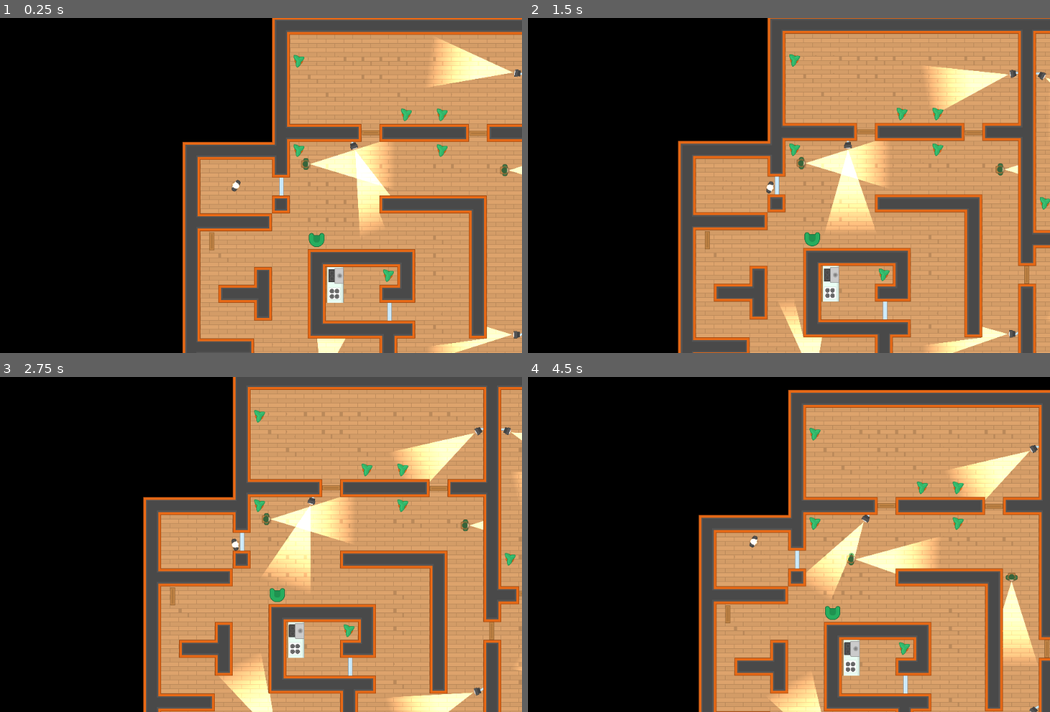
Above: before the commit, frames 1-4 (two rows, left to right).
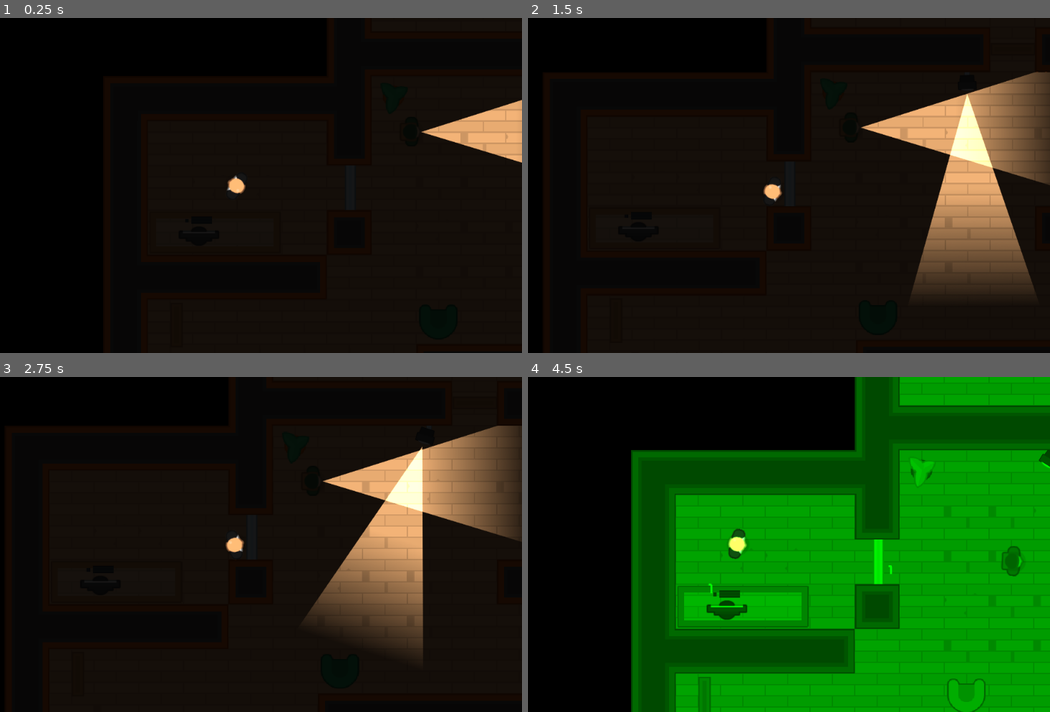
Above: after the commit, the same moments.

Repository: oboshape-godot/4-Heist-Meisters-3.2
Game: Godot game, scene res://Scenes/Levels/Level1.tscn
Two runs of this game, one before a commit and one after it. Both use one fixed random seed, a clock stepped at 60 frames per second and the inputs below. Sound files missing from this copy of the repository are replaced by a short silence.
Inputs (mouse positions are in pixels of both pictures, inside the frame that each line leads up to):
- Up to frame 1 (0.25 s): no input
- Up to frame 2 (1.5 s): move the mouse to (742, 242) at 0.52 s; hold D (move_right) 0.53-1.28 s; tap Space (toggle_vision_mode) at 0.6, 1.35 s; click (742, 242) at 0.67 s; move the mouse to (1039, 275) at 1.27 s; hold S (move_down) from 1.28 s (still down); click (1039, 275) at 1.42 s
- Up to frame 3 (2.75 s): move the mouse to (438, 487) at 2.02 s; release S (move_down) at 2.03 s; hold D (move_right) from 2.03 s (still down); tap Space (toggle_vision_mode) at 2.1 s; click (438, 487) at 2.17 s
- Up to frame 4 (4.5 s): move the mouse to (856, 487) at 2.77 s; release D (move_right) at 2.78 s; hold W (move_up) 2.78-3.53 s; tap Space (toggle_vision_mode) at 2.85, 3.6, 4.35 s; click (856, 487) at 2.92 s; move the mouse to (877, 671) at 3.52 s; hold A (move_left) from 3.53 s (still down); click (877, 671) at 3.67 s; move the mouse to (783, 554) at 4.27 s; click (783, 554) at 4.42 s

The runs differ from the first frame. In frame 1, 58% of the frame differs, in the area x 34-100%, y 0-100%; in frame 2, 63%; in frame 3, 65%; in frame 4, 73%, in the area x 19-100%, y 0-100%.

Commit message:
after combinations and locked doors

Diff:
--- /dev/null
+++ b/Computer/Computer.gd
@@ -0,0 +1,40 @@
+extends Node2D
+
+var can_click = false
+
+var combination = []
+export var combination_length = 4
+export var lock_group = "unset"
+
+signal combination
+
+
+func _ready() -> void:
+	generateCombination()
+	emit_signal("combination", combination, lock_group)
+	$Label.rect_rotation = -global_rotation_degrees
+	$Label.text = lock_group
+
+
+func generateCombination():
+	combination = CombinationGenerator.generate_combination(combination_length)
+	set_popup_text()
+
+func set_popup_text():
+	$CanvasLayer/ComputerPopup.set_text(combination)
+
+
+func _on_Area2D_body_entered(_body: Node) -> void:
+	can_click = true
+
+
+func _on_Area2D_body_exited(_body: Node) -> void:
+	can_click = false
+	$CanvasLayer/ComputerPopup.hide()
+	$Light2D.enabled = false
+
+
+func _on_ClickableArea_input_event(_viewport: Node, _event: InputEvent, _shape_idx: int) -> void:
+	if Input.is_mouse_button_pressed(BUTTON_LEFT) and can_click:
+		$CanvasLayer/ComputerPopup.popup_centered()
+		$Light2D.enabled = true
--- /dev/null
+++ b/Computer/Computer.tscn
@@ -0,0 +1,76 @@
+[gd_scene load_steps=9 format=2]
+
+[ext_resource path="res://Imported Assets/GFX/PNG/Tiles/tile_537.png" type="Texture" id=1]
+[ext_resource path="res://Computer/Computer.gd" type="Script" id=2]
+[ext_resource path="res://Computer/ComputerPopup.tscn" type="PackedScene" id=3]
+[ext_resource path="res://Imported Assets/GFX/PNG/Tiles/tile_463.png" type="Texture" id=4]
+[ext_resource path="res://Imported Assets/GFX/PNG/Tiles/tile_519.png" type="Texture" id=5]
+[ext_resource path="res://Interface/White_Label_text_style.tres" type="Theme" id=6]
+
+[sub_resource type="RectangleShape2D" id=1]
+extents = Vector2( 26.6114, 32 )
+
+[sub_resource type="RectangleShape2D" id=2]
+extents = Vector2( 18.5164, 31.7348 )
+
+[node name="Computer" type="Node2D"]
+script = ExtResource( 2 )
+
+[node name="keyboard" type="Sprite" parent="."]
+modulate = Color( 0.309804, 0.309804, 0.309804, 1 )
+position = Vector2( 16.7789, 4.47164 )
+rotation = 1.5708
+scale = Vector2( 0.459, 0.65 )
+texture = ExtResource( 4 )
+
+[node name="mouse" type="Sprite" parent="."]
+modulate = Color( 0.309804, 0.309804, 0.309804, 1 )
+position = Vector2( 16.1153, -16.8972 )
+scale = Vector2( 0.0800003, 0.32 )
+texture = ExtResource( 4 )
+
+[node name="Sprite" type="Sprite" parent="."]
+position = Vector2( -6.14713, 0.323532 )
+rotation = 1.5708
+texture = ExtResource( 1 )
+
+[node name="Area2D" type="Area2D" parent="."]
+collision_layer = 16
+
+[node name="CollisionShape2D" type="CollisionShape2D" parent="Area2D"]
+position = Vector2( 47.3913, 0 )
+shape = SubResource( 1 )
+
+[node name="ClickableArea" type="Area2D" parent="."]
+collision_layer = 16
+
+[node name="CollisionShape2D" type="CollisionShape2D" parent="ClickableArea"]
+shape = SubResource( 2 )
+
+[node name="CanvasLayer" type="CanvasLayer" parent="."]
+
+[node name="ComputerPopup" parent="CanvasLayer" instance=ExtResource( 3 )]
+
+[node name="Light2D" type="Light2D" parent="."]
+position = Vector2( 33.4995, 0.250343 )
+rotation = 1.5708
+scale = Vector2( 0.979574, 1 )
+enabled = false
+texture = ExtResource( 5 )
+
+[node name="Label" type="Label" parent="." groups=[
+"labels",
+]]
+visible = false
+margin_left = 36.5486
+margin_top = -26.0932
+margin_right = 104.549
+margin_bottom = -3.09325
+theme = ExtResource( 6 )
+text = "TEST"
+__meta__ = {
+"_edit_use_anchors_": false
+}
+[connection signal="body_entered" from="Area2D" to="." method="_on_Area2D_body_entered"]
+[connection signal="body_exited" from="Area2D" to="." method="_on_Area2D_body_exited"]
+[connection signal="input_event" from="ClickableArea" to="." method="_on_ClickableArea_input_event"]
--- /dev/null
+++ b/Computer/ComputerPopup.gd
@@ -0,0 +1,7 @@
+extends Popup
+
+func set_text(_combination):
+	$NinePatchRect/CenterContainer/NinePatchRect/Label.text = (
+		"Will you stop forgetting your access code!!\n\n" +
+		"I've set it to " + PoolStringArray(_combination).join("") +
+		"\n\n But this is the very last time..")
--- /dev/null
+++ b/Computer/ComputerPopup.tscn
@@ -0,0 +1,76 @@
+[gd_scene load_steps=6 format=2]
+
+[ext_resource path="res://Imported Assets/GFX/Interface/PNG/glassPanel.png" type="Texture" id=1]
+[ext_resource path="res://Interface/NumPadThemeMain.tres" type="Theme" id=2]
+[ext_resource path="res://Imported Assets/GFX/Interface/PNG/metalPanel_plate.png" type="Texture" id=3]
+[ext_resource path="res://Imported Assets/GFX/Interface/PNG/dotGreen.png" type="Texture" id=4]
+[ext_resource path="res://Computer/ComputerPopup.gd" type="Script" id=5]
+
+[node name="ComputerPopup" type="Popup"]
+margin_right = 40.0
+margin_bottom = 40.0
+rect_min_size = Vector2( 640, 480 )
+script = ExtResource( 5 )
+__meta__ = {
+"_edit_use_anchors_": false
+}
+
+[node name="NinePatchRect" type="NinePatchRect" parent="."]
+anchor_right = 1.0
+anchor_bottom = 1.0
+rect_min_size = Vector2( 640, 480 )
+texture = ExtResource( 3 )
+patch_margin_left = 10
+patch_margin_top = 10
+patch_margin_right = 10
+patch_margin_bottom = 10
+__meta__ = {
+"_edit_use_anchors_": false
+}
+
+[node name="CenterContainer" type="CenterContainer" parent="NinePatchRect"]
+anchor_right = 1.0
+anchor_bottom = 1.0
+__meta__ = {
+"_edit_use_anchors_": false
+}
+
+[node name="NinePatchRect" type="NinePatchRect" parent="NinePatchRect/CenterContainer"]
+margin_left = 40.0
+margin_top = 20.0
+margin_right = 600.0
+margin_bottom = 460.0
+rect_min_size = Vector2( 560, 440 )
+theme = ExtResource( 2 )
+texture = ExtResource( 1 )
+patch_margin_left = 3
+patch_margin_top = 3
+patch_margin_right = 3
+patch_margin_bottom = 3
+
+[node name="Label" type="Label" parent="NinePatchRect/CenterContainer/NinePatchRect"]
+anchor_right = 1.0
+anchor_bottom = 1.0
+margin_left = 20.0
+margin_top = 20.0
+margin_right = -20.0
+margin_bottom = -20.0
+text = "test
+"
+autowrap = true
+__meta__ = {
+"_edit_use_anchors_": false
+}
+
+[node name="TextureRect" type="TextureRect" parent="."]
+anchor_right = 1.0
+anchor_bottom = 1.0
+margin_left = 587.003
+margin_top = 463.415
+margin_right = -42.9973
+margin_bottom = -6.58508
+texture = ExtResource( 4 )
+expand = true
+__meta__ = {
+"_edit_use_anchors_": false
+}
--- a/Interface/NumPadThemeMain.tres
+++ b/Interface/NumPadThemeMain.tres
@@ -27,3 +27,12 @@
 Button/styles/hover = ExtResource( 3 )
 Button/styles/normal = ExtResource( 1 )
 Button/styles/pressed = ExtResource( 2 )
+Label/colors/font_color = Color( 0, 0, 0, 1 )
+Label/colors/font_color_shadow = Color( 0, 0, 0, 0 )
+Label/colors/font_outline_modulate = Color( 1, 1, 1, 1 )
+Label/constants/line_spacing = 3
+Label/constants/shadow_as_outline = 0
+Label/constants/shadow_offset_x = 1
+Label/constants/shadow_offset_y = 1
+Label/fonts/font = null
+Label/styles/normal = null
--- a/Interface/VisionMode.gd
+++ b/Interface/VisionMode.gd
@@ -4,14 +4,14 @@
 const DARK = Color("191818")
 const NIGHTVISION = Color.green
 
-onready var audioNV_OFF = load ("res://Imported Assets/SFX/nightvision_off.wav")
-onready var varaudioNV_ON = load ("res://Imported Assets/SFX/nightvision.wav")
+onready var audio_NV_OFF = load ("res://Imported Assets/SFX/nightvision_off.wav")
+onready var audio_NV_ON = load ("res://Imported Assets/SFX/nightvision.wav")
 
 
 func _ready():
 	pass
-	#visible = true
-	#color = DARK
+	visible = true
+	color = DARK
 
 
 func cycle_vision_mode():
@@ -24,15 +24,19 @@
 
 func DARK_Mode():
 	color = DARK
-	$AudioStreamPlayer.stream = audioNV_OFF
+	$AudioStreamPlayer.stream = audio_NV_OFF
 	$AudioStreamPlayer.play()
 	$CooldownTimer.wait_time = 3.0
 	$CooldownTimer.start()
+	get_tree().call_group("lights", "show")
+	get_tree().call_group("labels", "hide")
 
 
 func NIGHTVISION_Mode():
 	color = NIGHTVISION
-	$AudioStreamPlayer.stream = varaudioNV_ON
+	$AudioStreamPlayer.stream = audio_NV_ON
 	$AudioStreamPlayer.play()
 	$CooldownTimer.wait_time = 0.5
 	$CooldownTimer.start()
+	get_tree().call_group("lights", "hide")
+	get_tree().call_group("labels", "show")
--- /dev/null
+++ b/Interface/White_Label_text_style.tres
@@ -0,0 +1,19 @@
+[gd_resource type="Theme" load_steps=3 format=2]
+
+[ext_resource path="res://Imported Assets/GFX/Interface/Fonts/kenvector_future.ttf" type="DynamicFontData" id=1]
+
+[sub_resource type="DynamicFont" id=1]
+size = 20
+font_data = ExtResource( 1 )
+
+[resource]
+default_font = SubResource( 1 )
+Label/colors/font_color = Color( 1, 1, 1, 1 )
+Label/colors/font_color_shadow = Color( 0, 0, 0, 0 )
+Label/colors/font_outline_modulate = Color( 1, 1, 1, 1 )
+Label/constants/line_spacing = 3
+Label/constants/shadow_as_outline = 0
+Label/constants/shadow_offset_x = 1
+Label/constants/shadow_offset_y = 1
+Label/fonts/font = null
+Label/styles/normal = null
--- a/Lighting/Torch.tscn
+++ b/Lighting/Torch.tscn
@@ -2,7 +2,9 @@
 
 [ext_resource path="res://Imported Assets/Lightmaps/torchmap.png" type="Texture" id=1]
 
-[node name="Torch" type="Light2D"]
+[node name="Torch" type="Light2D" groups=[
+"lights",
+]]
 texture = ExtResource( 1 )
 offset = Vector2( 160, 0 )
 texture_scale = 0.5
--- a/Scenes/Characters/Player.tscn
+++ b/Scenes/Characters/Player.tscn
@@ -5,7 +5,7 @@
 [ext_resource path="res://Scripts/Player.gd" type="Script" id=3]
 
 [node name="Player" instance=ExtResource( 1 )]
-collision_mask = 6
+collision_mask = 30
 script = ExtResource( 3 )
 
 [node name="Sprite" parent="." index="0"]
--- a/Scenes/Doors/LockedDoor.gd
+++ b/Scenes/Doors/LockedDoor.gd
@@ -1,7 +1,7 @@
 extends "res://Scenes/Doors/Door.gd"
 
 func _ready():
-	generate_combination()
+	$Label.rect_rotation = -global_rotation_degrees
 
 
 func _on_Door_input_event(_viewport, _event, _shape_idx):
@@ -20,8 +20,7 @@
 	open()
 
 
-func generate_combination():
-	var _length = 4
-	var _combination = CombinationGenerator.generate_combination(_length)
-	$CanvasLayer/NumPad.combination = _combination
-	print(_combination)
+func _on_Computer_combination(_numbers, lock_group) -> void:
+	$Label.text = lock_group
+	$CanvasLayer/NumPad.combination = _numbers
+	print (_numbers)
--- a/Scenes/Doors/LockedDoor.tscn
+++ b/Scenes/Doors/LockedDoor.tscn
@@ -1,9 +1,10 @@
-[gd_scene load_steps=5 format=2]
+[gd_scene load_steps=6 format=2]
 
 [ext_resource path="res://Scenes/Doors/Door.tscn" type="PackedScene" id=1]
 [ext_resource path="res://Interface/NumPad.tscn" type="PackedScene" id=2]
 [ext_resource path="res://Imported Assets/GFX/PNG/Tiles/tile_463.png" type="Texture" id=3]
 [ext_resource path="res://Scenes/Doors/LockedDoor.gd" type="Script" id=4]
+[ext_resource path="res://Interface/White_Label_text_style.tres" type="Theme" id=5]
 
 [node name="LockedDoor" instance=ExtResource( 1 )]
 script = ExtResource( 4 )
@@ -14,4 +15,18 @@
 [node name="CanvasLayer" type="CanvasLayer" parent="." index="4"]
 
 [node name="NumPad" parent="CanvasLayer" index="0" instance=ExtResource( 2 )]
+
+[node name="Label" type="Label" parent="." index="5" groups=[
+"labels",
+]]
+visible = false
+margin_left = 0.307358
+margin_top = 13.8311
+margin_right = 68.3074
+margin_bottom = 36.8311
+theme = ExtResource( 5 )
+text = "TEST"
+__meta__ = {
+"_edit_use_anchors_": false
+}
 [connection signal="combination_correct" from="CanvasLayer/NumPad" to="." method="_on_NumPad_combination_correct"]
--- a/Scenes/Levels/Level1.tscn
+++ b/Scenes/Levels/Level1.tscn
@@ -7,6 +7,7 @@
 [ext_resource path="res://Scripts/FurnitureUpdatTilemapNav.gd" type="Script" id=5]
 [ext_resource path="res://Scenes/Doors/Door.tscn" type="PackedScene" id=6]
 [ext_resource path="res://Scenes/Doors/LockedDoor.tscn" type="PackedScene" id=7]
+[ext_resource path="res://Computer/Computer.tscn" type="PackedScene" id=8]
 
 [sub_resource type="OccluderPolygon2D" id=1]
 polygon = PoolVector2Array( 0, 0, 64, 0, 64, 64, 0, 64 )
@@ -681,7 +682,7 @@
 script = ExtResource( 5 )
 
 [node name="Furniture" parent="Navigation2D" index="1"]
-tile_data = PoolIntArray( -327674, -1073741822, 0, -131060,  …(68 unchanged characters)… 3741822, 0, 131097, -1073741822, 0, 196628, -1073741822, 0, 262168, -1073741822, …(491 unchanged characters)…
+tile_data = PoolIntArray( -327674, -1073741822, 0, -131060,  …(68 unchanged characters)… 3741822, 0, 131097, -1073741822, 0, 196609, 3, 0, 196610, 4, 0, 196611, 1610612739, 0, 196628, -1073741822, 0, 262168, -1073741822, …(491 unchanged characters)…
 
 [node name="Destinations" type="Node" parent="Navigation2D" index="3"]
 
@@ -722,11 +723,11 @@
 position = Vector2( 1636.57, -357.518 )
 
 [node name="Camera2D" parent="Player" index="4"]
-zoom = Vector2( 2, 2 )
+zoom = Vector2( 0.8, 0.8 )
 
 [node name="VisionMode" parent="." index="2"]
 visible = false
-color = Color( 0.85098, 0.823529, 0.823529, 1 )
+color = Color( 0.0980392, 0.0941176, 0.0941176, 1 )
 
 [node name="SecurityCamera" parent="Cameras" index="0" instance=ExtResource( 2 )]
 position = Vector2( 489.852, 890.218 )
@@ -782,15 +783,12 @@
 position = Vector2( 1375, 346.456 )
 
 [node name="LockedDoor" parent="LockedDoors" index="0" instance=ExtResource( 7 )]
-position = Vector2( 740.148, 608.293 )
-rotation = -1.57079
-collision_mask = 5
-
-[node name="LockedDoor3" parent="LockedDoors" index="1" instance=ExtResource( 7 )]
 position = Vector2( 353.585, 160.034 )
 rotation = -1.57079
 collision_mask = 5
 
-[node name="LockedDoor2" parent="LockedDoors" index="2" instance=ExtResource( 7 )]
-position = Vector2( 224.279, 925.239 )
-collision_mask = 5
+[node name="Computer" parent="Computers" index="0" instance=ExtResource( 8 )]
+position = Vector2( 136.685, 222.83 )
+rotation = -1.5708
+lock_group = "1"
+[connection signal="combination" from="Computers/Computer" to="LockedDoors/LockedDoor" method="_on_Computer_combination"]
--- a/Scenes/Levels/TemplateLevel.tscn
+++ b/Scenes/Levels/TemplateLevel.tscn
@@ -263,3 +263,5 @@
 [node name="Doors" type="Node" parent="."]
 
 [node name="LockedDoors" type="Node" parent="."]
+
+[node name="Computers" type="Node" parent="."]
--- a/Scripts/Player.gd
+++ b/Scripts/Player.gd
@@ -32,7 +32,7 @@
 	else:
 		if motion != Vector2.ZERO:
 			#although not the perfect use of lerp its a slowdown
-			motion = lerp(motion, Vector2.ZERO, 0.1)
+			motion = lerp(motion, Vector2.ZERO, 0.6)
 
 	motion = motion.clamped(MAX_SPEED)
 
--- a/Scripts/TemplateCharacter.gd
+++ b/Scripts/TemplateCharacter.gd
@@ -1,6 +1,6 @@
 extends KinematicBody2D
 class_name TemplateCharacter
 
-const SPEED = 10
+const SPEED = 30
 const MAX_SPEED = 200
 const STOPPINGDURATION = 0.05
--- a/project.godot
+++ b/project.godot
@@ -93,6 +93,7 @@
 2d_physics/layer_2="Tilemap"
 2d_physics/layer_3="NPC"
 2d_physics/layer_4="Furnature"
+2d_physics/layer_5="Computers"
 
 [rendering]
 
Not shown: 1 places in Scenes/Levels/Level1.tscn that only renumber resources
